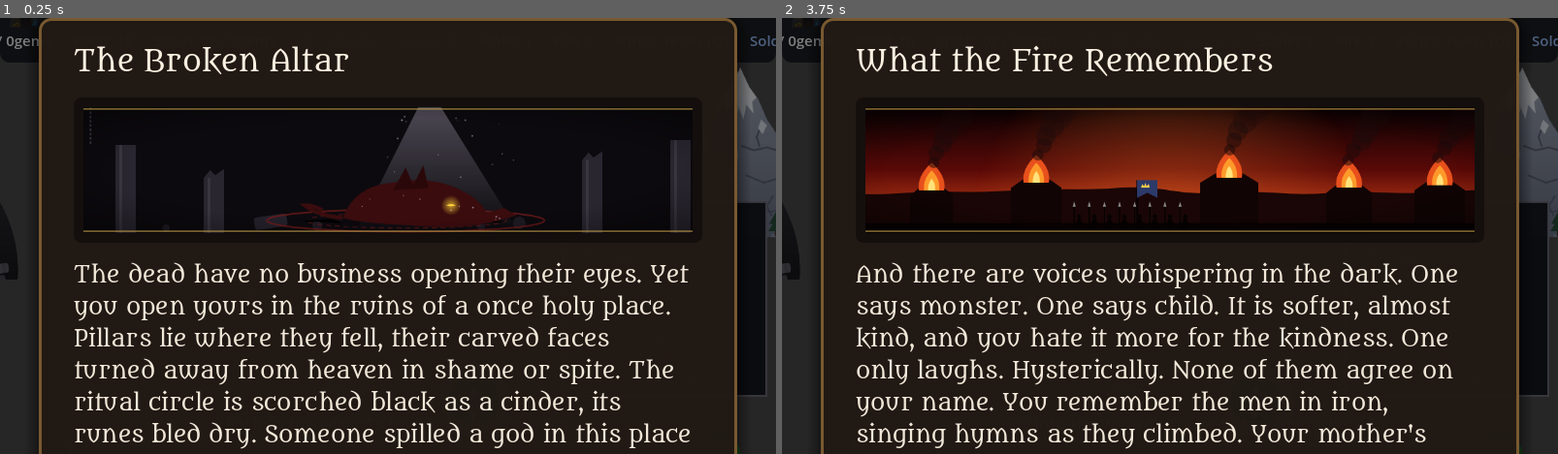
Above: before the commit, frames 1-2 (left to right).
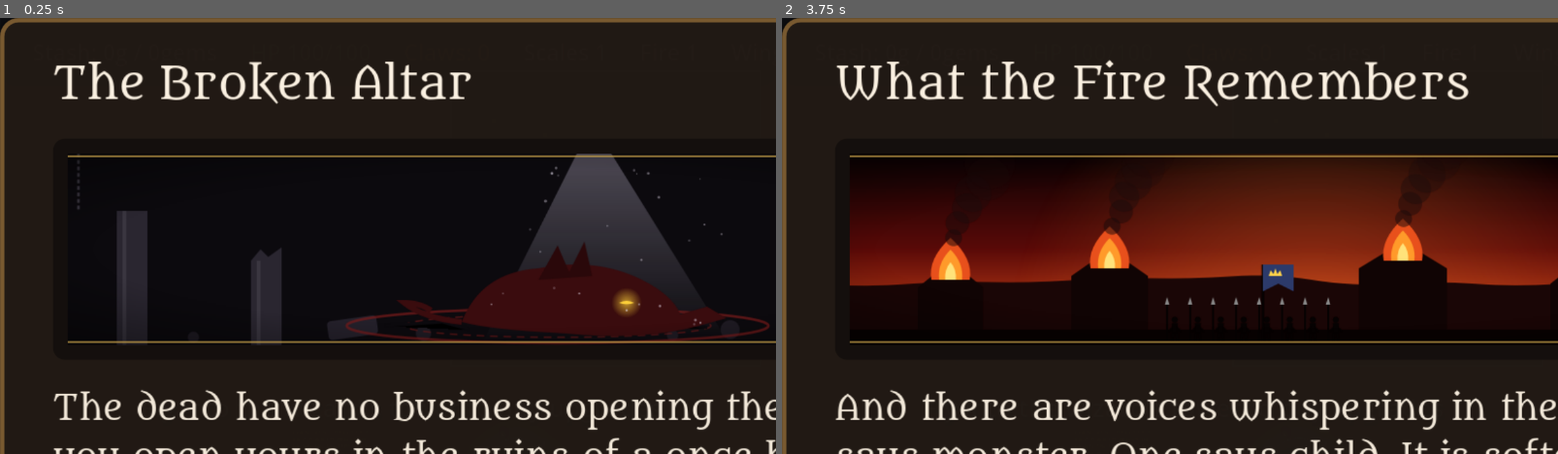
Above: after the commit, the same moments.

Repository: hyperdrive/dragonheart
Game: Godot game, scene res://scenes/main/Main.tscn
The game is run twice, just before and just after one commit, with the same random seed, the same clock (stepped at 60 frames per second) and the same inputs.
Inputs (mouse positions are in pixels of both pictures, inside the frame that each line leads up to):
- Up to frame 1 (0.25 s): no input
- Up to frame 2 (3.75 s): tap Enter at 0.5, 2, 3.5 s; move the mouse to (1340, 214) at 0.52 s; hold D (move_right) 0.53-1.25 s; hold E (eat) 0.53-1.25 s; click (1340, 214) at 0.67 s; tap Space (fire) at 1.25, 2.75 s; drag from (1014, 257) to (1170, 236) at 1.27 s; move the mouse to (1247, 140) at 2.02 s; hold D (move_right) 2.03-2.75 s; tap Q (fly) at 2.1 s; drag from (1131, 323) to (1224, 209) at 2.77 s; move the mouse to (1402, 301) at 3.52 s; hold A (move_left) from 3.53 s (still down); tap 1 at 3.6 s

The runs differ from the first frame. In frame 1, 28% of the frame differs, in the area x 0-100%, y 0-100%; in frame 2, 45%.

Commit message:
chore: window maximized with 1.52 stretch scale, add old head sprite backup

Diff:
--- a/project.godot
+++ b/project.godot
@@ -21,7 +21,9 @@
 
 [display]
 
+window/size/mode=2
 window/stretch/mode="2d"
+window/stretch/scale=1.52
 window/size/width=1024
 window/size/height=768
 window/mode=0
Binary file added: assets/sprites/dragon_head_old.png
Not shown, added: assets/sprites/dragon_head_old.png.import
